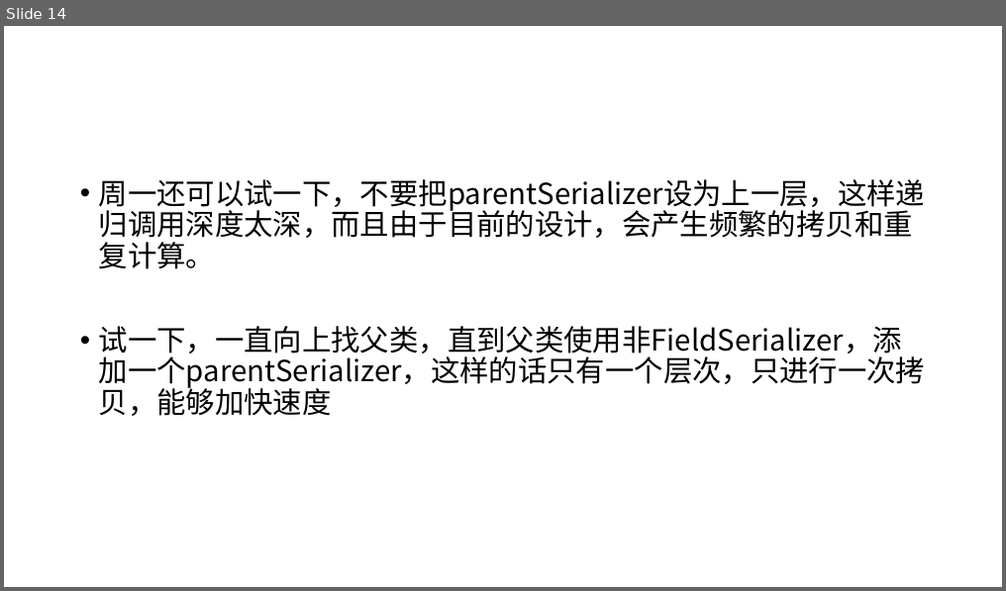
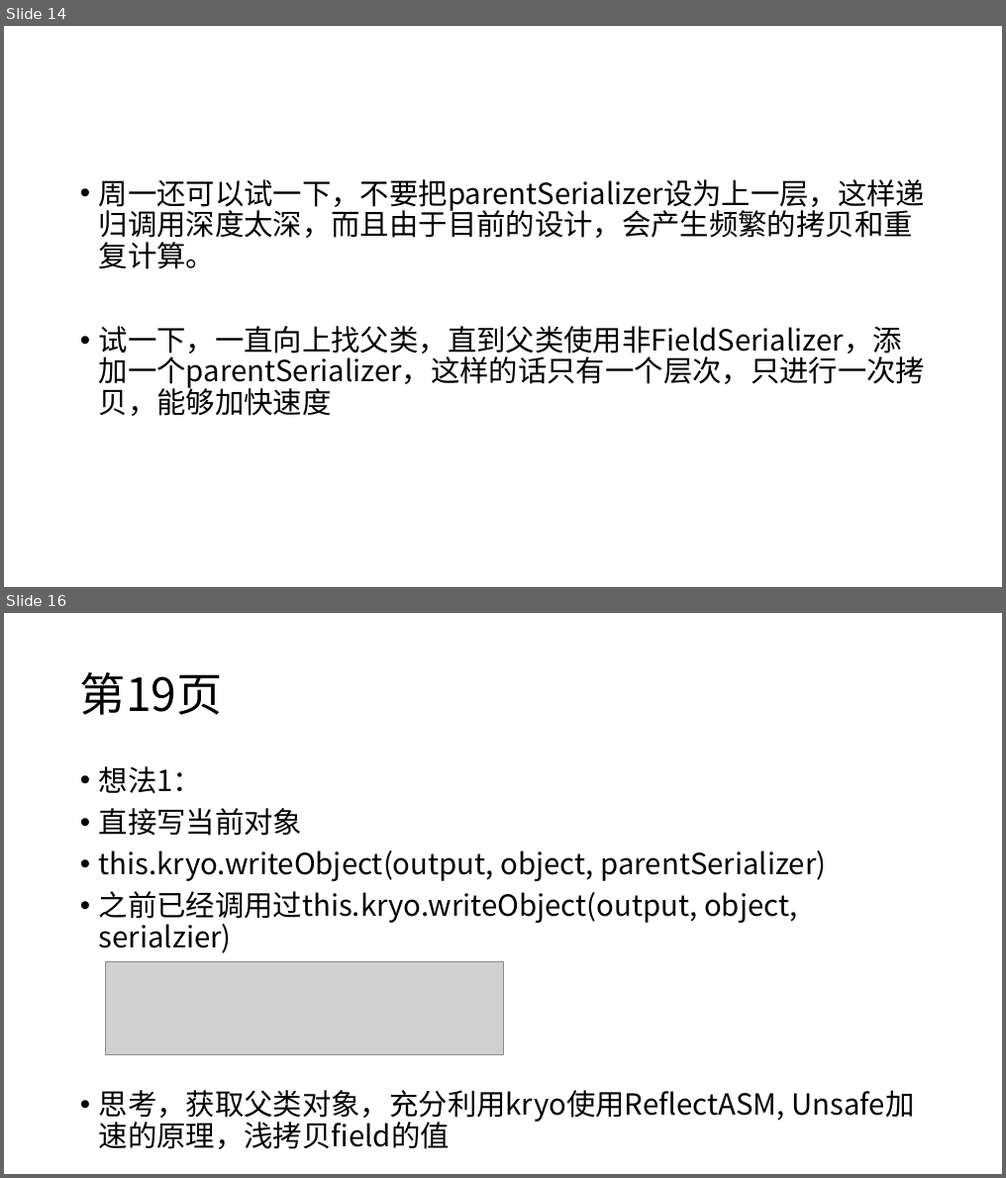
Before and after one commit to aijm/books, a slide deck: 答辩.pptx. Shown one above the other, each under a label of ours: slide 14 before the commit, slides 14 and 16 after it; the slides between them are not shown. The pictures are 1006x591 and 1006x1178 pixels, drawn with LibreOffice and Linux fonts; fonts in the diff are those of the drawing; grey boxes stand for pictures. Boxes give left, top, right and bottom in pixels: in the first picture for what was removed or moved away, otherwise in the second. Text is boxed around its words. In the diff, an @@ line names an element or a change of style, - is before the commit and + after.

```diff
--- a/答辩.pptx
+++ b/答辩.pptx
@@ slide 16 added at [4,613,1002,1174], background #FFFFFF @@
@@ title added at [80,672,223,715], 44 pt, text #000000 @@
+第19页
@@ text added at [99,766,827,1150], 28 pt, text #000000 @@
+• 想法1：
+• 直接写当前对象
+• this.kryo.writeObject(output, object, parentSerializer)
+• 之前已经调用过this.kryo.writeObject(output, object, serialzier)
+• 思考，获取父类对象，充分利用kryo使用ReflectASM, Unsafe加速的原理，浅拷贝field的值
@@ picture added at [106,961,503,1056] @@
```
Also in this commit, not shown: 5 other slides added.
